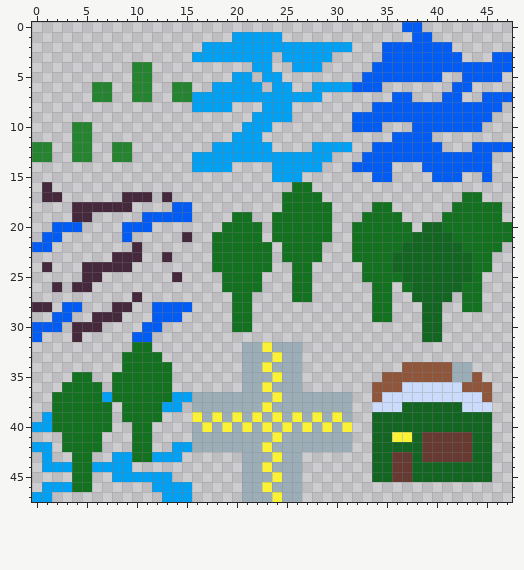
Pixel-art sprite -- assets/overmap.png. Above, as it was before the edit.
The file is 48x48 pixels.
After:
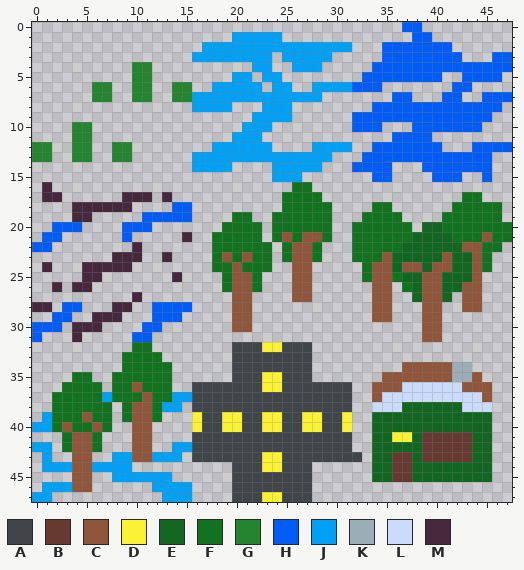
Palette (. is transparent): A #3f4549  B #663931  C #8f563b  D #fbf236  E #126622  F #127220  G #258430  H #005cf4  J #00a0f4  K #9badb7  L #cbdbfc  M #45283c
The edit:
@@ x 0..47 @@
 20 ..HHH....HHH.......FFFF.FFFFFF..FFFFFF.EEFFFFFFF
-21 .HH......H.....M..FFFFF.FFFFFF..FFFFFFEEEEFFFFFF
-22 HH........M.......FFFFFF.FFFF...FFFFFEEEEEEFFFF.
-23 ........MMM..M....FFFFFF.FFFF...FFFFEEEEEEEEFF..
-24 .M...MMMMM........FFFFFF..FF.....FFFEEEEEEEEFF..
-25 .....MM.......M....FFFF...FF.....FFFFEEEEEEEF...
-26 ..M.MM.............FFFF...FF......FF.FEEEEEFF...
-27 ..........M.........FF....FF......FF..EEEE.FF...
-28 MM.HH...MM..HHHH....FF............FF...EE..FF...
-29 ..HH..MMM...HHH.....FF............FF...EE.......
-30 HHH.MMM....HH.......FF.................EE.......
-31 H...M.....HH...........................EE.......
-32 ..........FF.........KKDKKK.....................
-33 .........FFFF........KKKDKK.....................
-34 .........FFFFF.......KKDKKK..........CCCCCKK....
-35 ....FF..FFFFFF.......KKKDKK........CCCCCCCKKC...
-36 ...FFFF.FFFFFF.......KKDKKK.......CCCLLLLLLCCC..
-37 ..FFFFFJFFFFFFJJKKKKKKKKDKKKKKKK..CLLLLLLLLLLC..
-38 ..FFFFFF.FFFFJJ.KKKKKKKDKKKKKKKK..LLLEEEEEELLL..
-39 .JFFFFFF.FFFF...DKDKDKDKDKDKDKDK..EEEEEEEEEEEE..
-40 JJFFFFFF..FF....KDKDKDKDKDKDKDKD..EEEEEEEEEEEE..
-41 ...FFFF...FF....KKKKKKKKDKKKKKKK..EEDDEBBBBBEE..
-42 JJ.FFFF...FF..JJKKKKKKKDKKKKKKKK..EEEEEBBBBBEE..
-43 .J..FF..JJFFJJJ......KKKDKK.......EEBBEBBBBBEE..
-44 .JJJFFJJJJ...........KKDKKK.......EEBBEEEEEEEE..
-45 ....FF..JJJJJJ.......KKKDKK.......EEBBEEEEEEEE..
-46 .JJJFF......JJJJ.....KKDKKK.....................
-47 JJ...........JJJ.....KKKDKK.....................
+21 .HH......H.....M..FFFFF.FCFCCF..FFFFFFEEEEFFFCFF
+22 HH........M.......FFFFFF.FCCF...FFFFFEEEEEECCFF.
+23 ........MMM..M....FCFCFF.FCCF...FFFCEEEEECEECF..
+24 .M...MMMMM........FFCFFF..CC.....FCCECCECCEECF..
+25 .....MM.......M....FCCF...CC.....FCCFEECCEEEC...
+26 ..M.MM.............FCCF...CC......CC.FECCEECC...
+27 ..........M.........CC....CC......CC..ECCE.CC...
+28 MM.HH...MM..HHHH....CC............CC...CC..CC...
+29 ..HH..MMM...HHH.....CC............CC...CC.......
+30 HHH.MMM....HH.......CC.................CC.......
+31 H...M.....HH...........................CC.......
+32 ..........FF........AAADDAAA....................
+33 .........FFFF.......AAAAAAAA....................
+34 .........FFFFF......AAAAAAAA.........CCCCCKK....
+35 ....FF..FFFFFF......AAADDAAA.......CCCCCCCKKC...
+36 ...FFFF.FFCFFF..AAAAAAADDAAAAAAA..CCCLLLLLLCCC..
+37 ..FFFFFJFFFCFFJJAAAAAAAAAAAAAAAA..CLLLLLLLLLLC..
+38 ..FFFFFF.FCCFJJ.AAAAAAAAAAAAAAAA..LLLEEEEEELLL..
+39 .JFFFCFF.FCCF...DAADDAADDAADDAAD..EEEEEEEEEEEE..
+40 JJFCFFCF..CC....DAADDAADDAADDAAD..EEEEEEEEEEEE..
+41 ...FCCF...CC....AAAAAAAAAAAAAAAA..EEDDEBBBBBEE..
+42 JJ.FCCF...CC..JJAAAAAAAAAAAAAAAA..EEEEEBBBBBEE..
+43 .J..CC..JJCCJJJ.AAAAAAADDAAAAAAAA.EEBBEBBBBBEE..
+44 .JJJCCJJJJ..........AAADDAAA......EEBBEEEEEEEE..
+45 ....CC..JJJJJJ......AAAAAAAA......EEBBEEEEEEEE..
+46 .JJJCC......JJJJ....AAAAAAAA....................
+47 JJ...........JJJ....AAADDAAA....................
Pixel boxes of the changes (left, top, right, bottom) in both pictures:
changed: (192, 232, 362, 502)
changed: (372, 232, 492, 342)
changed: (62, 382, 152, 492)
